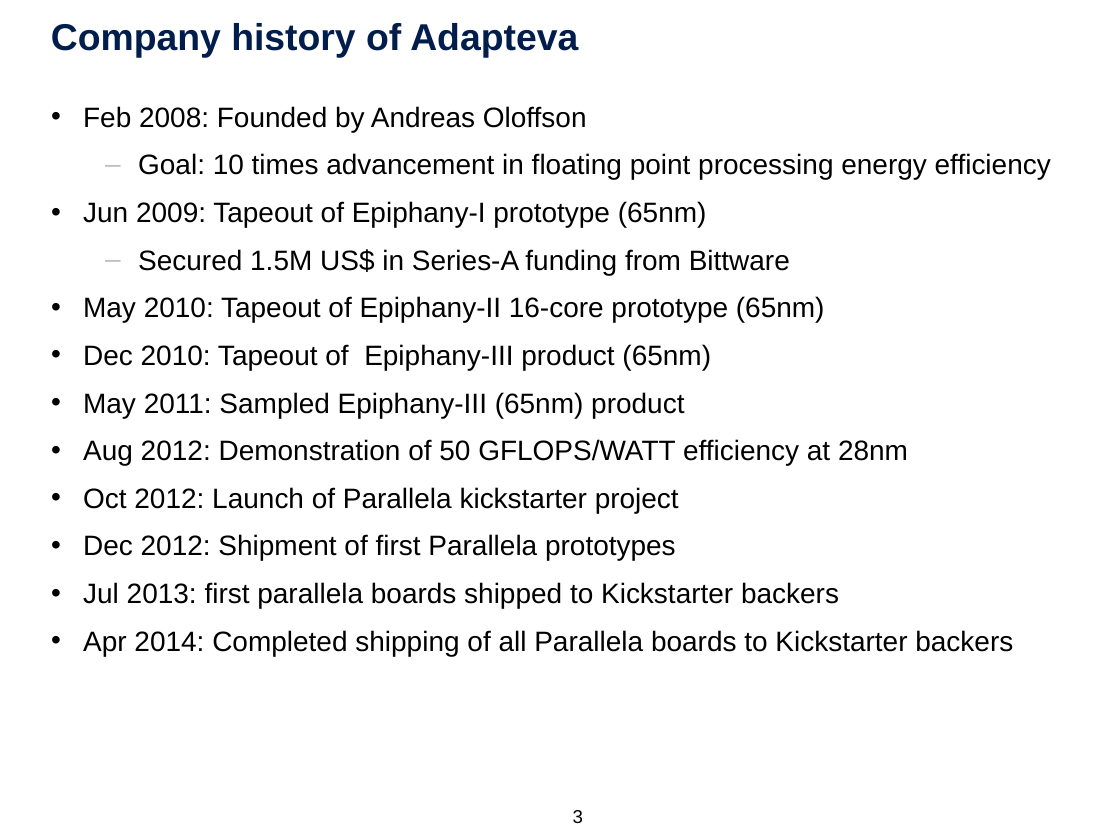
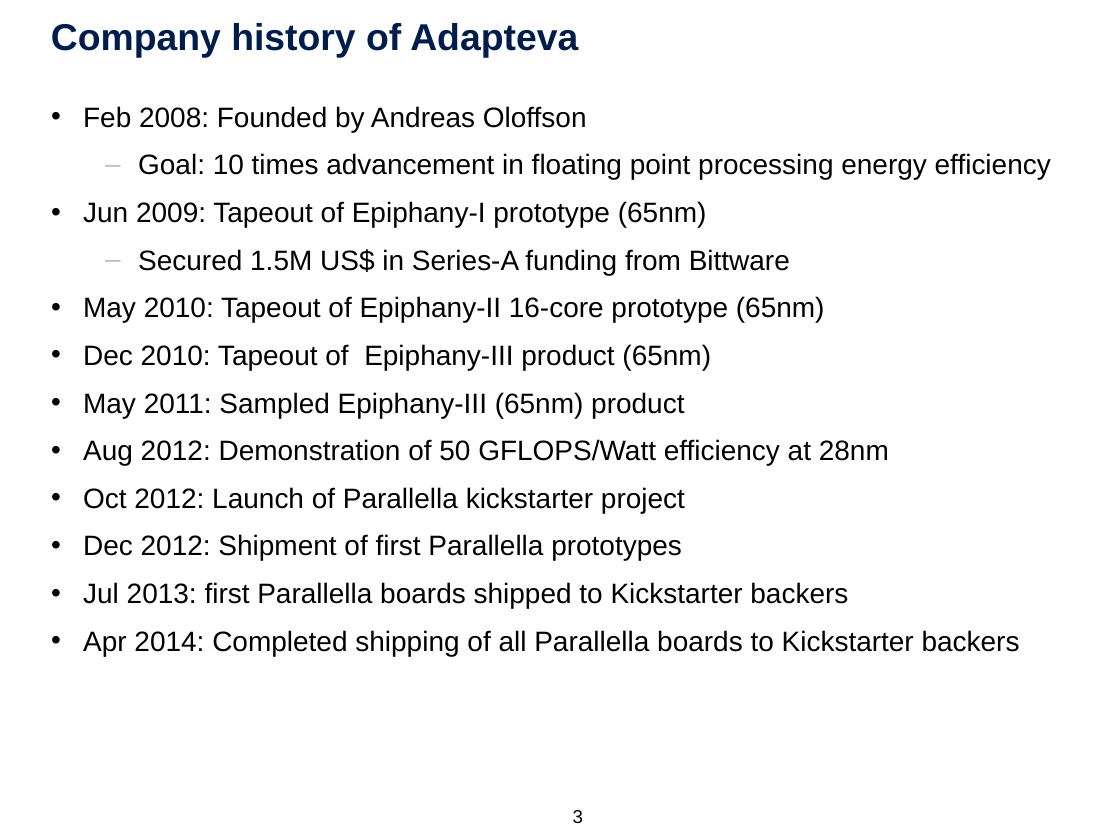
Before and after one commit to tobiashuste/parallella-hauptseminar, a slide deck: slide 3 of presentation/praesentation.pptx. Drawn at 1120x840 pixels with LibreOffice and Linux fonts; fonts in the diff are those of the drawing; background and template pictures are left out. Boxes give left, top, right and bottom in pixels: in the first picture for what was removed or moved away, otherwise in the second. Text is boxed around its words. In the diff, an @@ line names an element or a change of style, - is before the commit and + after.

```diff
--- a/presentation/praesentation.pptx
+++ b/presentation/praesentation.pptx
@@ text at box(83, 439, 1020, 656): text changed @@
-  • Aug 2012: Demonstration of 50 GFLOPS/WATT efficiency at 28nm
-  • Oct 2012: Launch of Parallela kickstarter project
-  • Dec 2012: Shipment of first Parallela prototypes
-  • Jul 2013: first parallela boards shipped to Kickstarter backers
-  • Apr 2014: Completed shipping of all Parallela boards to Kickstarter backers
+  • Aug 2012: Demonstration of 50 GFLOPS/Watt efficiency at 28nm
+  • Oct 2012: Launch of Parallella kickstarter project
+  • Dec 2012: Shipment of first Parallella prototypes
+  • Jul 2013: first Parallella boards shipped to Kickstarter backers
+  • Apr 2014: Completed shipping of all Parallella boards to Kickstarter backers
```
Also in this commit, not shown: 4 other slides changed.
